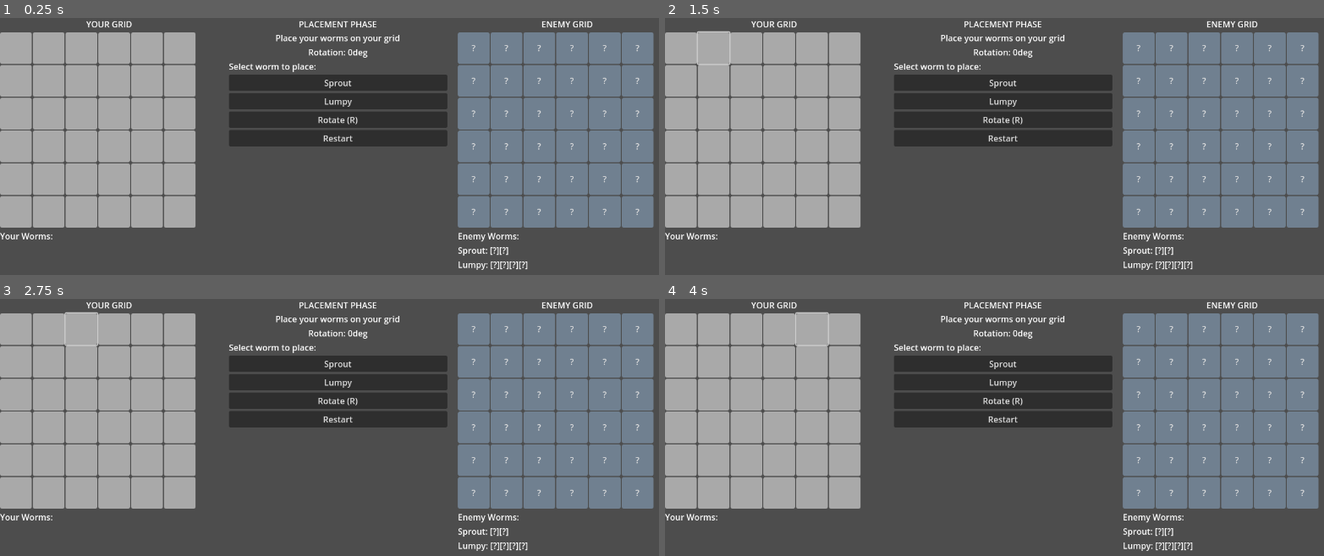
Above: before the commit, frames 1-4 (two rows, left to right).
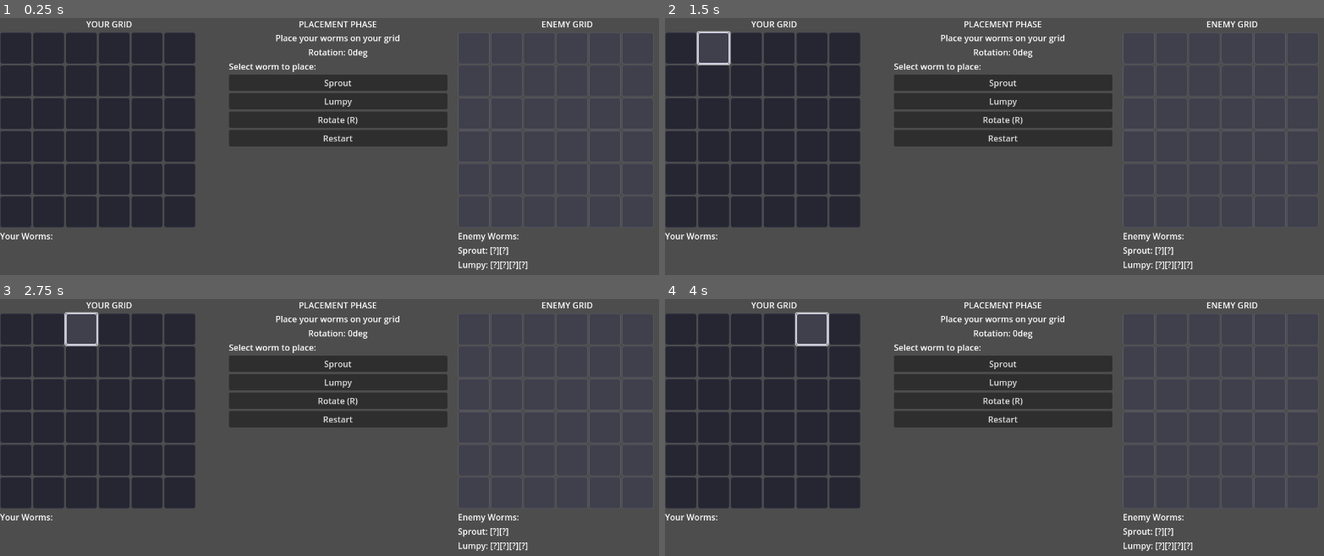
Above: after the commit, the same moments.

Repository: gdg-gdg/goldworm
Game: Godot game, scene res://Main.tscn
Two runs of this game, one before a commit and one after it. Both use one fixed random seed, a clock stepped at 60 frames per second and the inputs below.
Inputs (mouse positions are in pixels of both pictures, inside the frame that each line leads up to):
- Up to frame 1 (0.25 s): no input
- Up to frame 2 (1.5 s): click (678, 48) at 0.52 s; click (711, 48) at 1.27 s
- Up to frame 3 (2.75 s): click (79, 329) at 2.02 s
- Up to frame 4 (4 s): click (777, 329) at 2.77 s; click (809, 329) at 3.52 s

The runs differ from the first frame. In frame 1, 43% of the frame differs, in the area x 0-100%, y 5-82%; in frame 2, 43%; in frame 3, 43%; in frame 4, 43%.

Commit message:
Add UI animations and visual polish
- Add slot-machine style roll animation for pattern selection
- Add animated strike sequence with white flash and sequential impacts
- Add incoming strike warning labels
- Improve color scheme with darker theme and distinct feedback colors
- Add ghost stencil preview showing + on valid strike cells
- Add input locking during animations
- Add CPU thinking indicator
- Show victory/defeat results in roll panel

Diff:
--- a/Main.gd
+++ b/Main.gd
@@ -6,7 +6,19 @@
 const CELL_SIZE := 60
 const GRID_SIZE := 6
 
-# UI References (set in _ready)
+# Colors
+const COLOR_EMPTY := Color(0.15, 0.15, 0.2)
+const COLOR_WORM := Color(0.2, 0.5, 0.2)
+const COLOR_WORM_END := Color(0.3, 0.6, 0.3)
+const COLOR_MISS := Color(0.1, 0.2, 0.4)
+const COLOR_HIT := Color(0.6, 0.15, 0.15)
+const COLOR_HIT_END := Color(0.9, 0.2, 0.2)
+const COLOR_PREVIEW_VALID := Color(0.3, 0.7, 0.3, 0.8)
+const COLOR_PREVIEW_INVALID := Color(0.8, 0.3, 0.2, 0.8)
+const COLOR_FOG := Color(0.25, 0.25, 0.3)
+const COLOR_INCOMING := Color(1.0, 0.8, 0.2)
+
+# UI References
 var player_grid: Control
 var cpu_grid: Control
 var status_label: Label
@@ -17,6 +29,9 @@
 var start_button: Button
 var rotate_button: Button
 var restart_button: Button
+var roll_panel: PanelContainer
+var roll_label: Label
+var incoming_label: Label
 
 # Grid cell buttons
 var player_cells: Array = []
@@ -25,6 +40,10 @@
 # Hover state
 var hover_cell: Vector2i = Vector2i(-1, -1)
 var is_hovering_cpu_grid := false
+
+# Animation state
+var input_locked := false
+var skip_roll := false
 
 # =============================================================================
 # INITIALIZATION
@@ -99,6 +118,36 @@
 	restart_button.text = "Restart"
 	restart_button.pressed.connect(_on_restart_pressed)
 	center_panel.add_child(restart_button)
+
+	# Roll panel (slot machine style)
+	roll_panel = PanelContainer.new()
+	var roll_style := StyleBoxFlat.new()
+	roll_style.bg_color = Color(0.1, 0.1, 0.15)
+	roll_style.set_corner_radius_all(8)
+	roll_style.border_color = Color(0.4, 0.4, 0.5)
+	roll_style.set_border_width_all(2)
+	roll_panel.add_theme_stylebox_override("panel", roll_style)
+	roll_panel.custom_minimum_size = Vector2(180, 60)
+	center_panel.add_child(roll_panel)
+
+	var roll_vbox := VBoxContainer.new()
+	roll_vbox.alignment = BoxContainer.ALIGNMENT_CENTER
+	roll_panel.add_child(roll_vbox)
+
+	roll_label = Label.new()
+	roll_label.text = "---"
+	roll_label.horizontal_alignment = HORIZONTAL_ALIGNMENT_CENTER
+	roll_label.add_theme_font_size_override("font_size", 24)
+	roll_label.add_theme_color_override("font_color", Color(0.9, 0.7, 0.2))
+	roll_vbox.add_child(roll_label)
+
+	# Incoming strike label
+	incoming_label = Label.new()
+	incoming_label.text = ""
+	incoming_label.horizontal_alignment = HORIZONTAL_ALIGNMENT_CENTER
+	incoming_label.add_theme_font_size_override("font_size", 16)
+	incoming_label.add_theme_color_override("font_color", Color(1.0, 0.6, 0.2))
+	center_panel.add_child(incoming_label)
 
 	# Right panel (cpu info + grid)
 	var right_panel := VBoxContainer.new()
@@ -166,6 +215,8 @@
 			_on_restart_pressed()
 
 func _on_rotate_pressed() -> void:
+	if input_locked:
+		return
 	if GameState.phase == GameState.Phase.PLACEMENT:
 		GameState.placement_rotation = (GameState.placement_rotation + 90) % 360
 		_update_grid_display()
@@ -174,12 +225,21 @@
 		_update_grid_display()
 
 func _on_start_pressed() -> void:
-	if GameState.start_battle():
+	if GameState.worms_to_place.is_empty():
+		input_locked = true
+		GameState.phase = GameState.Phase.BATTLE
+		GameState.current_turn = GameState.Turn.PLAYER
 		_update_ui()
+		await _play_roll_animation()
+		input_locked = false
+		_update_ui()
 
 func _on_restart_pressed() -> void:
+	input_locked = false
 	GameState.reset_game()
 	hover_cell = Vector2i(-1, -1)
+	roll_label.text = "---"
+	incoming_label.text = ""
 	_update_ui()
 
 func _on_cell_hover(cell: Button) -> void:
@@ -196,6 +256,8 @@
 	_update_grid_display()
 
 func _on_cell_pressed(cell: Button) -> void:
+	if input_locked:
+		return
 	var grid_name: String = cell.get_meta("grid")
 	var x: int = cell.get_meta("x")
 	var y: int = cell.get_meta("y")
@@ -210,29 +272,150 @@
 	elif GameState.phase == GameState.Phase.BATTLE:
 		if grid_name == "cpu" and GameState.current_turn == GameState.Turn.PLAYER:
 			if GameState.validate_pattern_placement(cell_pos):
-				GameState.apply_strike(GameState.Owner.PLAYER, cell_pos)
-				_update_ui()
-				# Schedule CPU turn
-				if GameState.phase == GameState.Phase.BATTLE and GameState.current_turn == GameState.Turn.CPU:
-					await get_tree().create_timer(0.5).timeout
-					_do_cpu_turn()
+				_execute_player_strike(cell_pos)
+
+# =============================================================================
+# ANIMATED STRIKE EXECUTION
+# =============================================================================
+
+func _execute_player_strike(anchor: Vector2i) -> void:
+	input_locked = true
+
+	# Show incoming warning
+	incoming_label.text = "LAUNCHING STRIKE!"
+	_highlight_strike_preview(anchor, cpu_cells)
+	await get_tree().create_timer(0.3).timeout
+
+	# Apply strike and get impacts
+	var impacts: Array = GameState.apply_strike(GameState.Owner.PLAYER, anchor)
+
+	# Animate impacts sequentially
+	await _animate_impacts(impacts, cpu_cells)
+
+	incoming_label.text = ""
+	_update_ui()
+
+	# Check for game over
+	if GameState.phase == GameState.Phase.GAME_OVER:
+		input_locked = false
+		return
+
+	# CPU turn after delay
+	await get_tree().create_timer(0.4).timeout
+	await _do_cpu_turn()
 
 func _do_cpu_turn() -> void:
 	if GameState.phase != GameState.Phase.BATTLE or GameState.current_turn != GameState.Turn.CPU:
+		input_locked = false
 		return
 
+	# Show thinking
+	status_label.text = "BATTLE PHASE\nEnemy plotting..."
+	await get_tree().create_timer(0.3).timeout
+
+	# Roll animation for CPU pattern
+	await _play_roll_animation()
+
+	# AI chooses strike
 	var worm_shapes := GameState.get_worm_shapes_for_ai()
 	var revealed: Dictionary = GameState.player_board["revealed"]
 	var pattern: Dictionary = GameState.current_pattern
-
 	var choice := AI.choose_strike(pattern, revealed, worm_shapes)
 
-	# Apply the chosen rotation
-	while GameState.current_pattern_rotation != choice["rotation"]:
-		GameState.rotate_pattern()
-
-	GameState.apply_strike(GameState.Owner.CPU, choice["anchor"])
+	# Apply rotation
+	GameState.current_pattern_rotation = choice["rotation"]
+
+	# Show targeting
+	var anchor: Vector2i = choice["anchor"]
+	incoming_label.text = "INCOMING ENEMY STRIKE!"
+	_highlight_strike_preview(anchor, player_cells)
+	await get_tree().create_timer(0.5).timeout
+
+	# Apply strike
+	var impacts: Array = GameState.apply_strike(GameState.Owner.CPU, anchor)
+
+	# Animate impacts
+	await _animate_impacts(impacts, player_cells)
+
+	incoming_label.text = ""
+
+	# Check game over
+	if GameState.phase == GameState.Phase.GAME_OVER:
+		_update_ui()
+		input_locked = false
+		return
+
+	# Player's turn - roll new pattern
+	await get_tree().create_timer(0.3).timeout
+	await _play_roll_animation()
 	_update_ui()
+	input_locked = false
+
+func _play_roll_animation() -> void:
+	var pattern_names: Array = []
+	for p in GameState.PATTERN_DEFS:
+		pattern_names.append(p["name"])
+
+	# Roll through patterns quickly
+	var cycles := 12
+	var delay := 0.05
+	for i in range(cycles):
+		var idx := randi() % pattern_names.size()
+		roll_label.text = pattern_names[idx]
+		roll_label.add_theme_color_override("font_color", Color(0.6, 0.6, 0.7))
+		await get_tree().create_timer(delay).timeout
+		delay += 0.02
+
+	# Land on actual pattern
+	GameState._roll_pattern()
+	roll_label.text = GameState.current_pattern["name"]
+	roll_label.add_theme_color_override("font_color", Color(0.9, 0.7, 0.2))
+	await get_tree().create_timer(0.2).timeout
+
+func _highlight_strike_preview(anchor: Vector2i, cells: Array) -> void:
+	var pattern_cells := GameState.get_pattern_cells(anchor)
+	for pos in pattern_cells:
+		if pos.x >= 0 and pos.x < GRID_SIZE and pos.y >= 0 and pos.y < GRID_SIZE:
+			var idx: int = pos.y * GRID_SIZE + pos.x
+			var cell: Button = cells[idx]
+			_style_cell(cell, COLOR_INCOMING, "!")
+
+func _animate_impacts(impacts: Array, cells: Array) -> void:
+	for impact in impacts:
+		if impact["already_hit"]:
+			continue
+
+		var cell_pos: Vector2i = impact["cell"]
+		var idx: int = cell_pos.y * GRID_SIZE + cell_pos.x
+		var cell: Button = cells[idx]
+		var result: GameState.CellState = impact["result"]
+
+		# Flash white
+		_style_cell(cell, Color.WHITE, "")
+		await get_tree().create_timer(0.08).timeout
+
+		# Show result
+		var color: Color
+		var text: String
+		match result:
+			GameState.CellState.MISS:
+				color = COLOR_MISS
+				text = "."
+			GameState.CellState.HIT_BODY:
+				color = COLOR_HIT
+				text = "X"
+			GameState.CellState.HIT_END:
+				color = COLOR_HIT_END
+				text = "E"
+				incoming_label.text = "END HIT!"
+			_:
+				color = COLOR_EMPTY
+				text = ""
+
+		_style_cell(cell, color, text)
+		await get_tree().create_timer(0.12).timeout
+
+	_update_worm_panels()
 
 # =============================================================================
 # UI UPDATE
@@ -316,6 +499,7 @@
 	start_button.visible = GameState.phase == GameState.Phase.PLACEMENT and GameState.worms_to_place.is_empty()
 	rotate_button.visible = GameState.phase != GameState.Phase.GAME_OVER
 	worm_select_panel.visible = GameState.phase == GameState.Phase.PLACEMENT
+	roll_panel.visible = GameState.phase == GameState.Phase.BATTLE or GameState.phase == GameState.Phase.GAME_OVER
 
 func _update_grid_display() -> void:
 	_update_player_grid()
@@ -328,27 +512,27 @@
 		var y: int = i / GRID_SIZE
 		var pos := Vector2i(x, y)
 
-		var color := Color.DARK_GRAY
+		var color := COLOR_EMPTY
 		var text := ""
 
 		# Check if worm is here
 		var worm := GameState.get_player_worm_at(pos)
 		if not worm.is_empty():
-			color = Color.DARK_GREEN
-			if pos in worm["end_cells"]:
-				text = "E"
+			var is_end: bool = pos in worm["end_cells"]
+			color = COLOR_WORM_END if is_end else COLOR_WORM
+			text = "E" if is_end else ""
 
 		# Check revealed state (CPU strikes)
 		var state := GameState.get_player_cell_state(pos)
 		match state:
 			GameState.CellState.MISS:
-				color = Color.DARK_BLUE
+				color = COLOR_MISS
 				text = "."
 			GameState.CellState.HIT_BODY:
-				color = Color.DARK_RED
+				color = COLOR_HIT
 				text = "X"
 			GameState.CellState.HIT_END:
-				color = Color.RED
+				color = COLOR_HIT_END
 				text = "E"
 
 		# Preview worm placement
@@ -366,7 +550,7 @@
 						hover_cell,
 						GameState.placement_rotation
 					)
-					color = Color.GREEN if valid else Color.ORANGE_RED
+					color = COLOR_PREVIEW_VALID if valid else COLOR_PREVIEW_INVALID
 
 		_style_cell(cell, color, text)
 
@@ -377,32 +561,36 @@
 		var y: int = i / GRID_SIZE
 		var pos := Vector2i(x, y)
 
-		var color := Color.SLATE_GRAY
-		var text := "?"
+		var color := COLOR_FOG
+		var text := ""
 
 		# Check revealed state (player strikes)
 		var state := GameState.get_cpu_cell_state(pos)
 		match state:
 			GameState.CellState.MISS:
-				color = Color.DARK_BLUE
+				color = COLOR_MISS
 				text = "."
 			GameState.CellState.HIT_BODY:
-				color = Color.DARK_RED
+				color = COLOR_HIT
 				text = "X"
 			GameState.CellState.HIT_END:
-				color = Color.RED
+				color = COLOR_HIT_END
 				text = "E"
 
-		# Preview strike pattern
-		if GameState.phase == GameState.Phase.BATTLE and GameState.current_turn == GameState.Turn.PLAYER:
+		# Preview strike pattern (ghost stencil)
+		if GameState.phase == GameState.Phase.BATTLE and GameState.current_turn == GameState.Turn.PLAYER and not input_locked:
 			if hover_cell.x >= 0 and is_hovering_cpu_grid:
 				var pattern_cells := GameState.get_pattern_cells(hover_cell)
 				if pos in pattern_cells:
 					var valid := GameState.validate_pattern_placement(hover_cell)
 					if valid:
-						color = Color.YELLOW if state == GameState.CellState.UNKNOWN else color.lightened(0.3)
+						if state == GameState.CellState.UNKNOWN:
+							color = COLOR_PREVIEW_VALID
+							text = "+"
+						else:
+							color = color.lightened(0.3)
 					else:
-						color = Color.ORANGE_RED
+						color = COLOR_PREVIEW_INVALID
 
 		_style_cell(cell, color, text)
 
@@ -410,10 +598,25 @@
 	var stylebox := StyleBoxFlat.new()
 	stylebox.bg_color = color
 	stylebox.set_corner_radius_all(4)
+	stylebox.border_color = color.lightened(0.15)
+	stylebox.set_border_width_all(1)
 	cell.add_theme_stylebox_override("normal", stylebox)
-	cell.add_theme_stylebox_override("hover", stylebox)
-	cell.add_theme_stylebox_override("pressed", stylebox)
+
+	var hover_style := StyleBoxFlat.new()
+	hover_style.bg_color = color.lightened(0.12)
+	hover_style.set_corner_radius_all(4)
+	hover_style.border_color = Color(0.8, 0.8, 0.9)
+	hover_style.set_border_width_all(2)
+	cell.add_theme_stylebox_override("hover", hover_style)
+
+	var pressed_style := StyleBoxFlat.new()
+	pressed_style.bg_color = color.darkened(0.1)
+	pressed_style.set_corner_radius_all(4)
+	cell.add_theme_stylebox_override("pressed", pressed_style)
+
 	cell.text = text
+	cell.add_theme_font_size_override("font_size", 16)
+	cell.add_theme_color_override("font_color", Color.WHITE)
 
 # =============================================================================
 # EVENT HANDLERS
@@ -438,7 +641,13 @@
 	status_label.text += "\n" + target + " " + worm_name + " destroyed!"
 
 func _on_game_over(winner: GameState.Owner) -> void:
+	input_locked = false
 	if winner == GameState.Owner.PLAYER:
 		status_label.text = "VICTORY!\nYou destroyed all enemy worms!"
+		roll_label.text = "YOU WIN!"
+		roll_label.add_theme_color_override("font_color", Color(0.3, 1.0, 0.3))
 	else:
 		status_label.text = "DEFEAT!\nAll your worms were destroyed!"
+		roll_label.text = "GAME OVER"
+		roll_label.add_theme_color_override("font_color", Color(1.0, 0.3, 0.3))
+	incoming_label.text = ""
